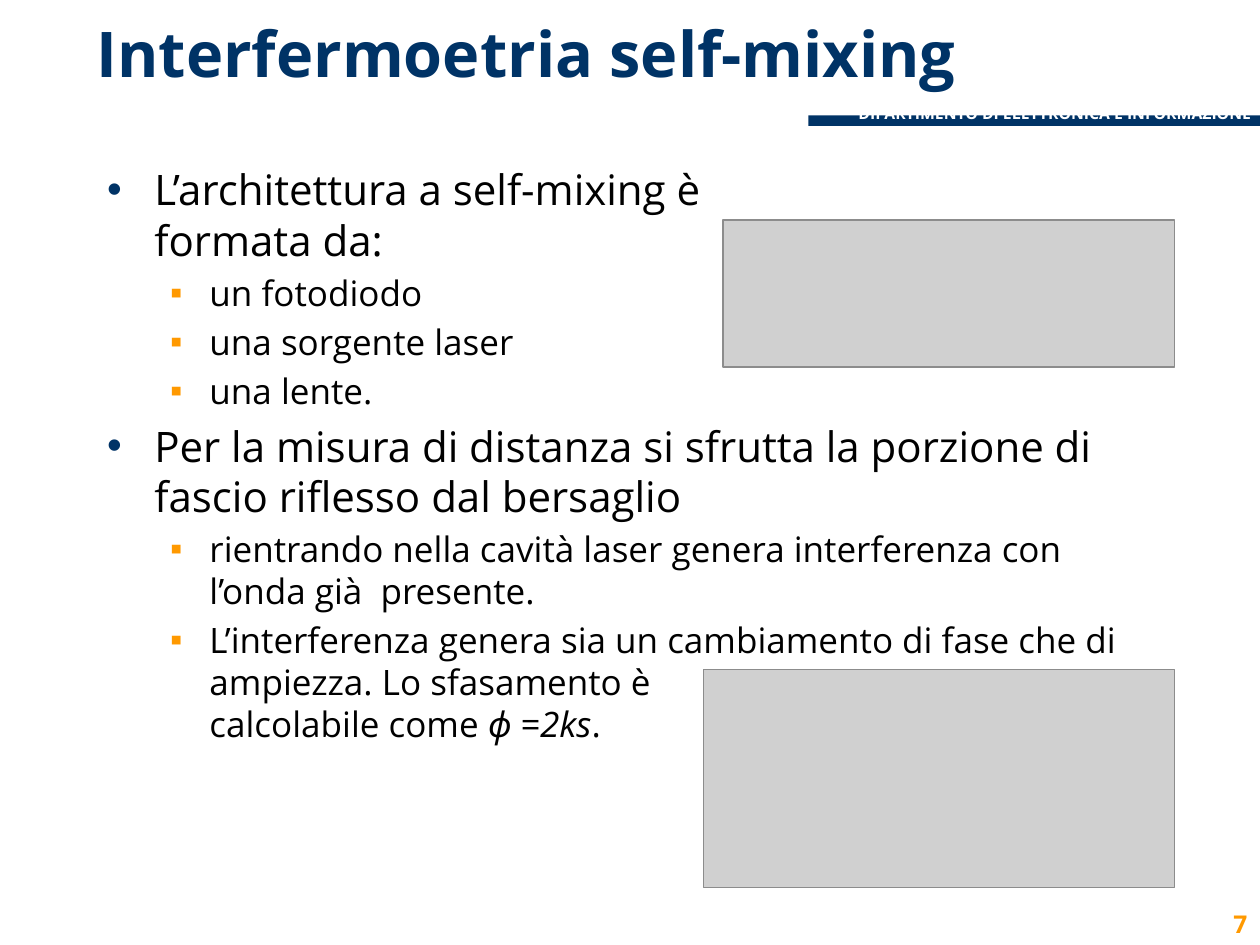
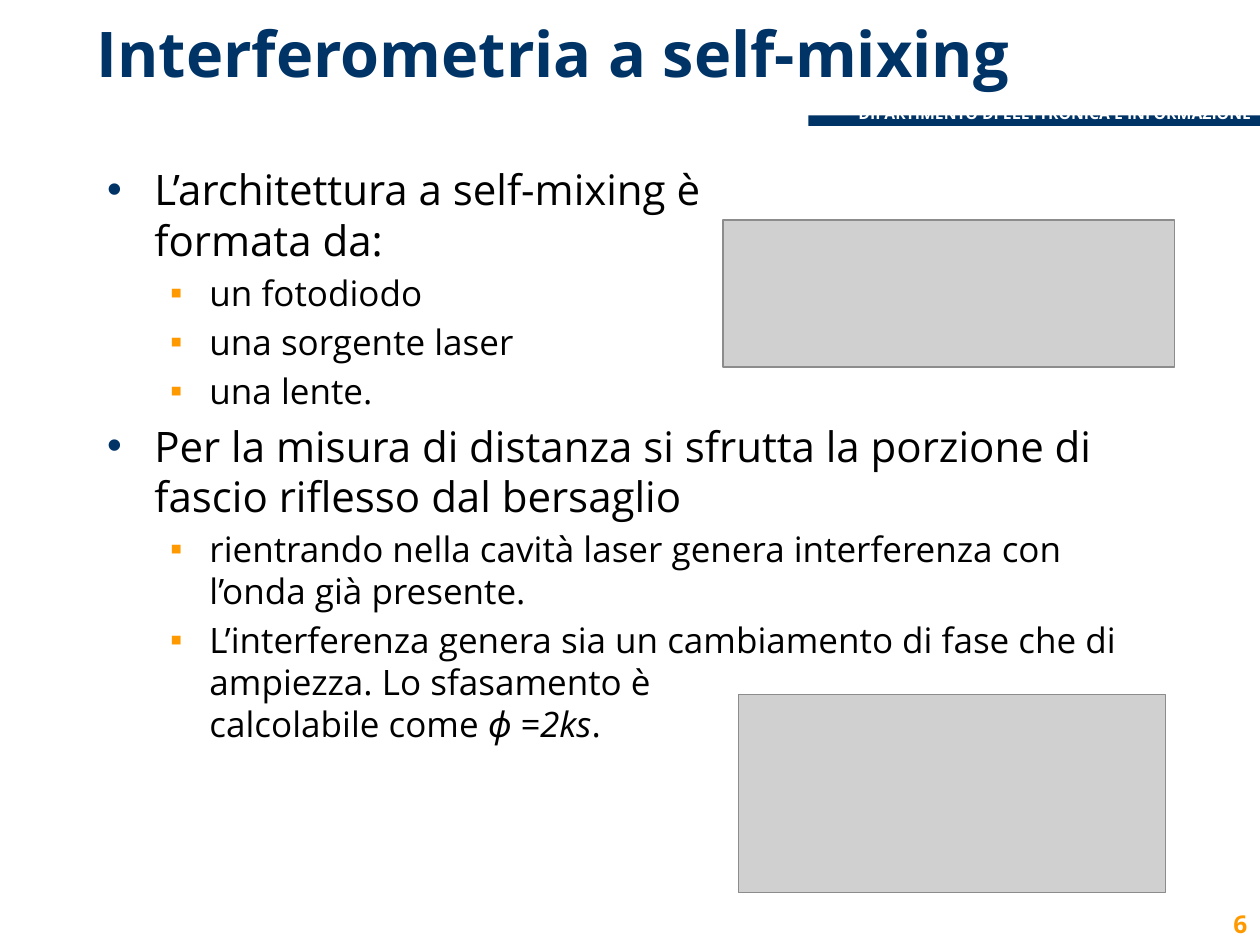
Before and after one commit to lcavagnispolimi/thesis_latex, a slide deck: slide 6 of presentazione_discussione.pptx (slide 7 before the commit). Drawn at 1260x945 pixels with LibreOffice and Linux fonts; fonts in the diff are those of the drawing; grey boxes stand for pictures; background and template pictures are left out. Boxes give left, top, right and bottom in pixels: in the first picture for what was removed or moved away, otherwise in the second. Text is boxed around its words. In the diff, an @@ line names an element or a change of style, - is before the commit and + after.

```diff
--- a/presentazione_discussione.pptx
+++ b/presentazione_discussione.pptx
@@ title at (97, 28, 1009, 92): text changed @@
-Interfermoetria self-mixing
+Interferometria a self-mixing
@@ picture: place and size @@
-picture at (704, 669, 1176, 887)
+picture at (738, 694, 1166, 892)
@@ page number at (1233, 915, 1247, 934): text changed @@
-7
+6
```
Also in this commit, not shown: 14 other slides changed, 1 slide added, 2 slides removed.
